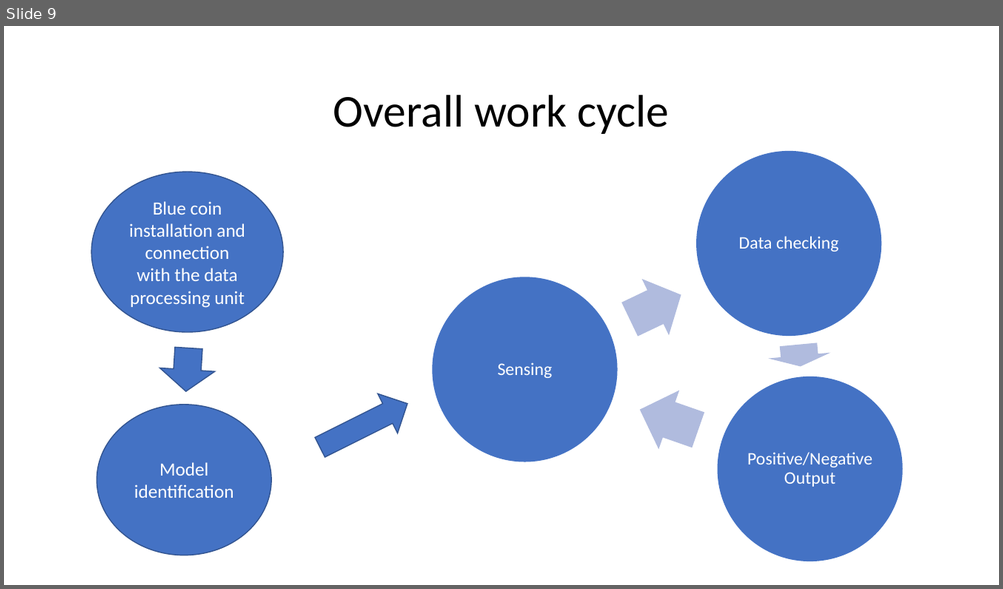
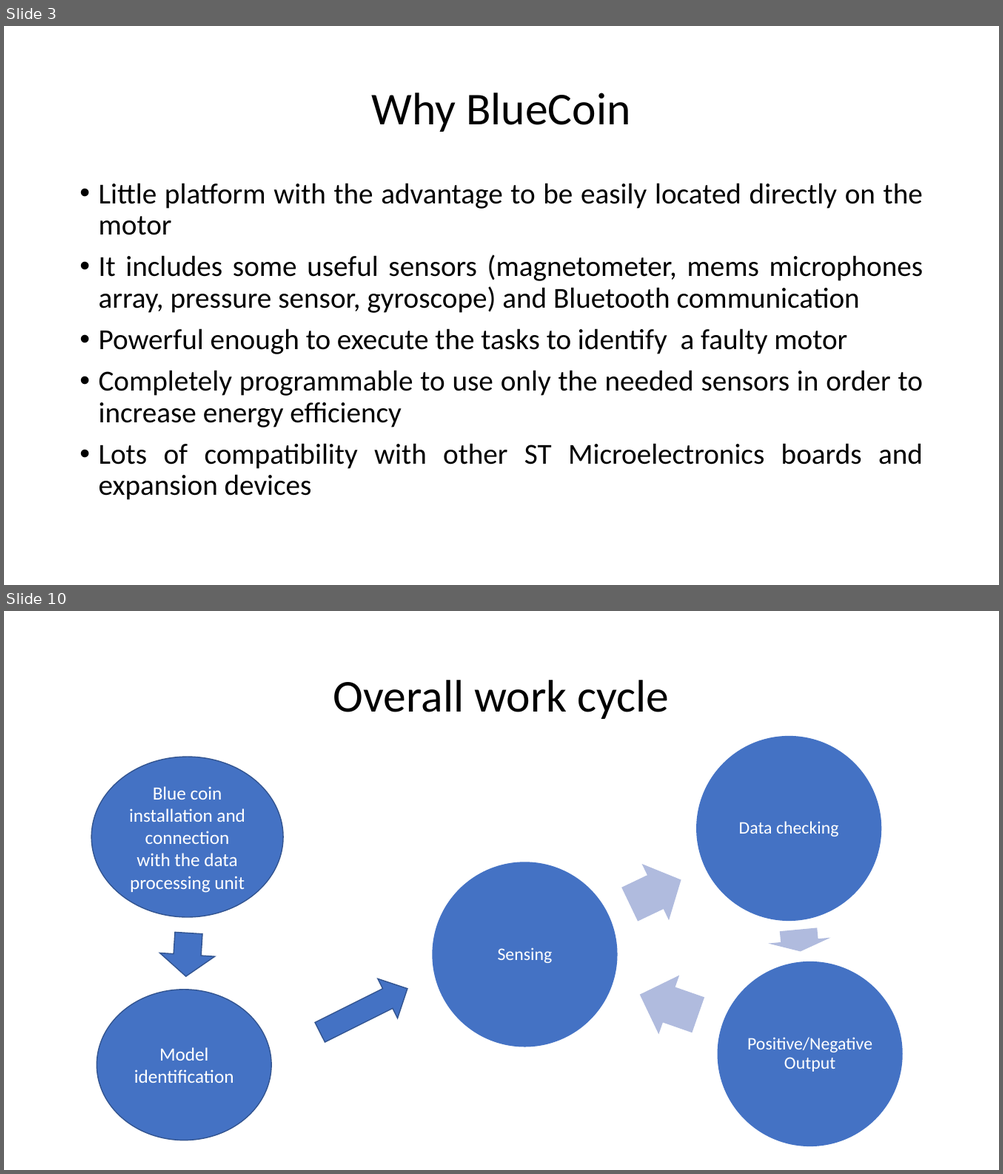
Before and after one commit to urzino/FanMonitoringBlueCoin, a slide deck: Pervasive_presentation_Milestone1_group8.pptx. Shown one above the other, each under a label of ours: slide 9 before the commit, slides 3 and 10 after it; the slides between them are not shown. The pictures are 1003x589 and 1003x1174 pixels, drawn with LibreOffice and Linux fonts; fonts in the diff are those of the drawing. Boxes give left, top, right and bottom in pixels: in the first picture for what was removed or moved away, otherwise in the second. Text is boxed around its words. In the diff, an @@ line names an element or a change of style, - is before the commit and + after.

```diff
--- a/Pervasive_presentation_Milestone1_group8.pptx
+++ b/Pervasive_presentation_Milestone1_group8.pptx
@@ slide 3 added at box(4, 26, 999, 585), background #FFFFFF @@
@@ title added at box(372, 93, 630, 132), 44 pt, text #000000 @@
+Why BlueCoin
@@ text added at box(99, 183, 923, 500), 28 pt, text #000000 @@
+• Little platform with the advantage to be easily located directly on the motor
+• It includes some useful sensors (magnetometer, mems microphones array, pressure sensor, gyroscope) and Bluetooth communication
+• Powerful enough to execute the tasks to identify a faulty motor
+• Completely programmable to use only the needed sensors in order to increase energy efficiency
+• Lots of compatibility with other ST Microelectronics boards and expansion devices
@@ what was slide 9 is now slide 10 @@
```
Also in this commit, not shown: 8 slides changed.
